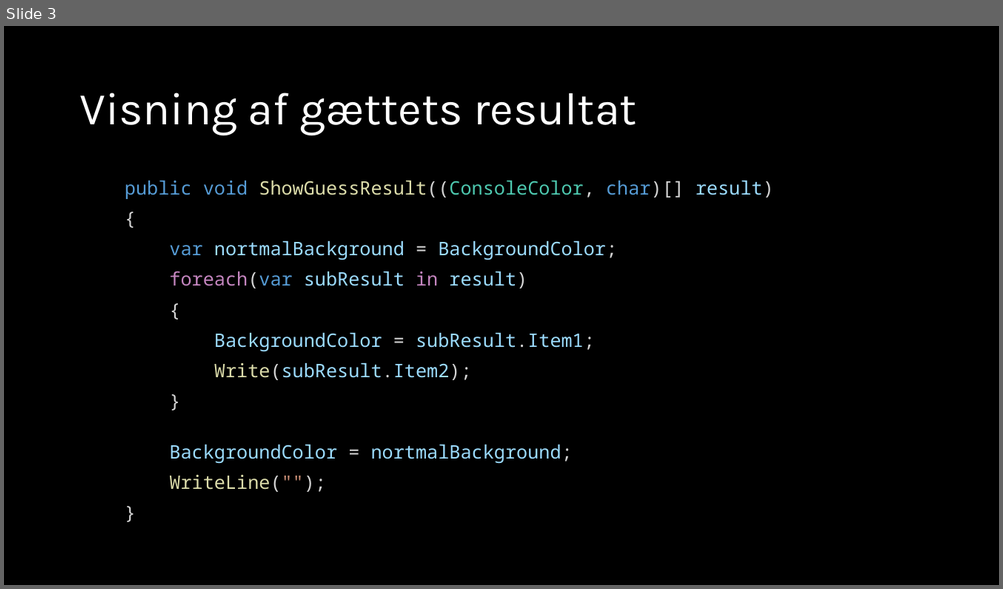
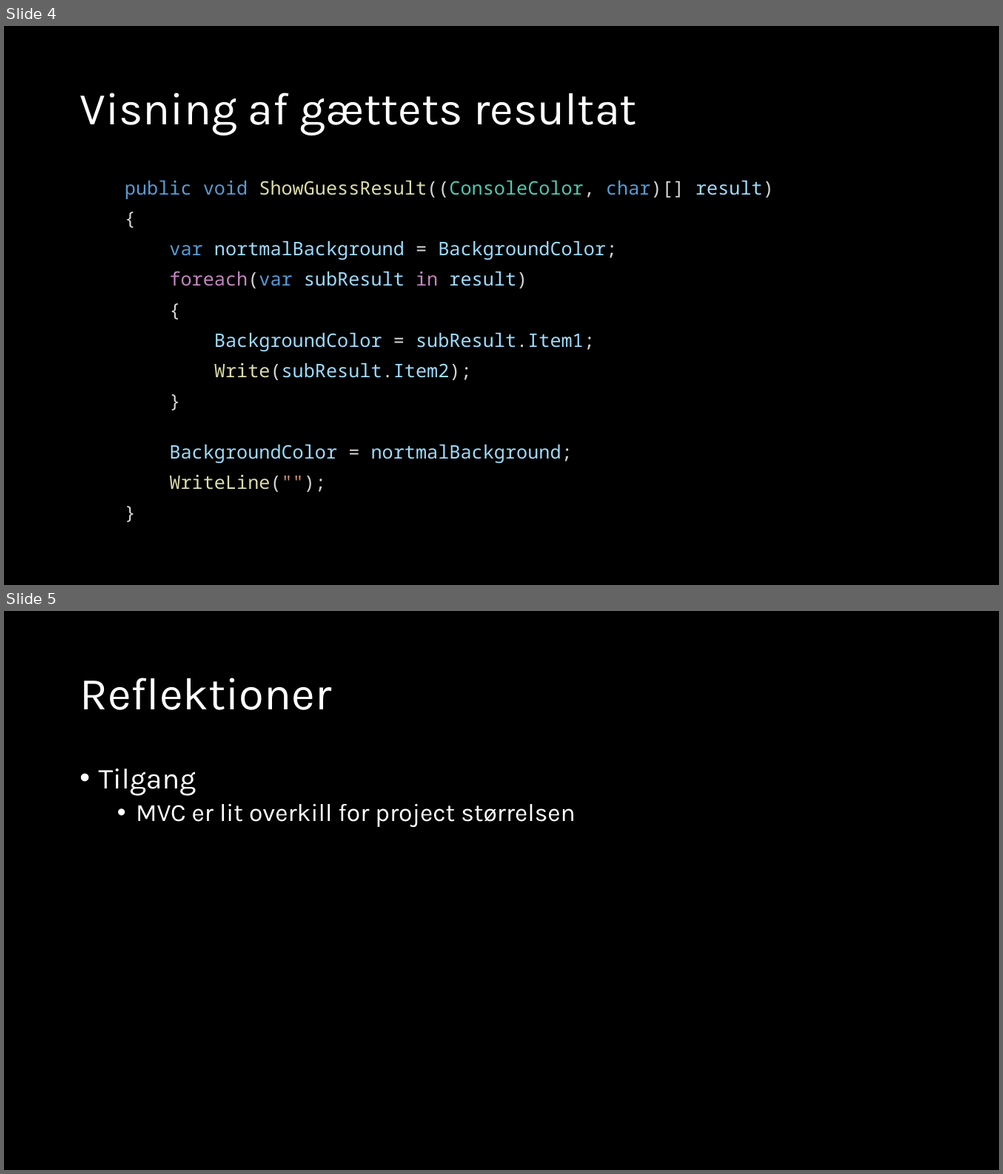
Before and after one commit to davi2298/spac_uge_2, a slide deck: Wordle.pptx. Shown one above the other, each under a label of ours: slide 3 before the commit, slides 4 and 5 after it. The pictures are 1003x589 and 1003x1174 pixels, drawn with LibreOffice and Linux fonts; fonts in the diff are those of the drawing. Boxes give left, top, right and bottom in pixels: in the first picture for what was removed or moved away, otherwise in the second. Text is boxed around its words. In the diff, an @@ line names an element or a change of style, - is before the commit and + after.

```diff
--- a/Wordle.pptx
+++ b/Wordle.pptx
@@ slide 5 added at box(4, 611, 999, 1170), background #000000 @@
@@ title added at box(79, 678, 331, 710), 44 pt, text #FFFFFF @@
+Reflektioner
@@ text added at box(99, 769, 575, 828), 24 pt, text #FFFFFF @@
+• Tilgang
+  • MVC er lit overkill for project størrelsen
@@ what was slide 3 is now slide 4 @@
```
Also in this commit, not shown: 2 other slides added.
